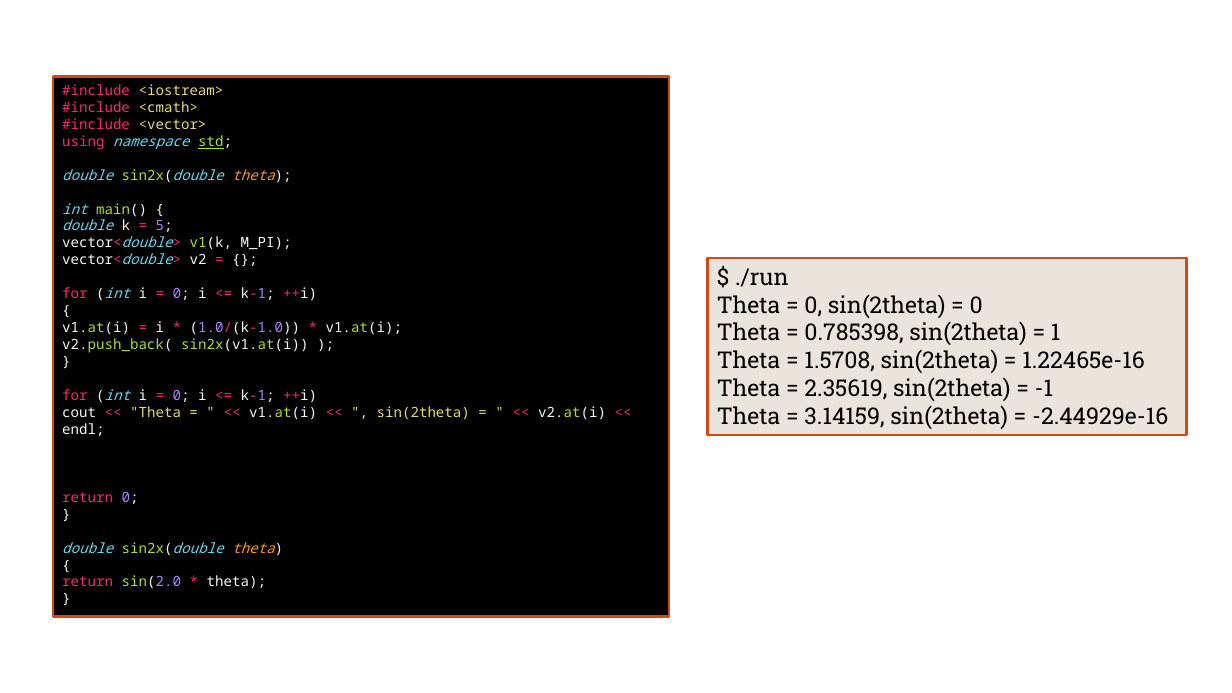
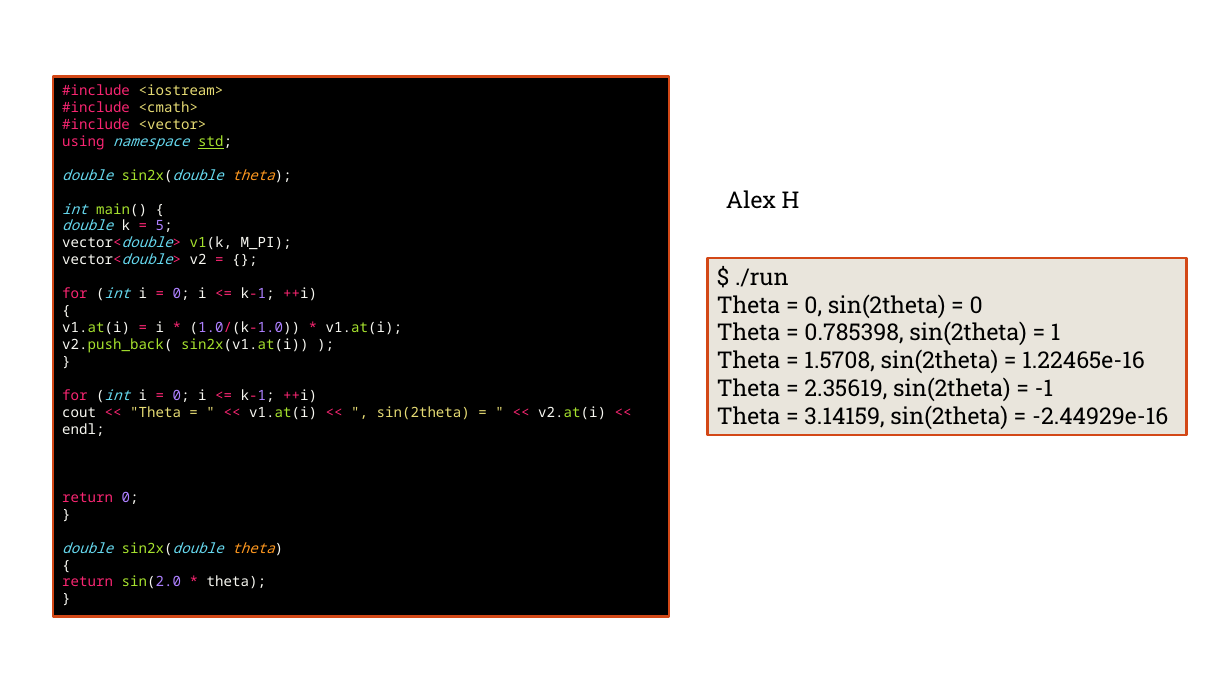
Before and after one commit to Alex-Hill94/Alex-Hill94.github.io, a slide deck: slide 13 of Workshop/Intro_to_C++/Workshop_Three.pptx (slide 12 before the commit). Drawn at 1232x693 pixels with LibreOffice and Linux fonts; fonts in the diff are those of the drawing; background and template pictures are left out. Boxes give left, top, right and bottom in pixels: in the first picture for what was removed or moved away, otherwise in the second. Text is boxed around its words. In the diff, an @@ line names an element or a change of style, - is before the commit and + after.

```diff
--- a/Workshop/Intro_to_C++/Workshop_Three.pptx
+++ b/Workshop/Intro_to_C++/Workshop_Three.pptx
@@ text added at (726, 190, 800, 208), 18 pt, text #000000 @@
+Alex H
```
Also in this commit, not shown: 17 other slides changed, 6 slides added, 1 other file.
